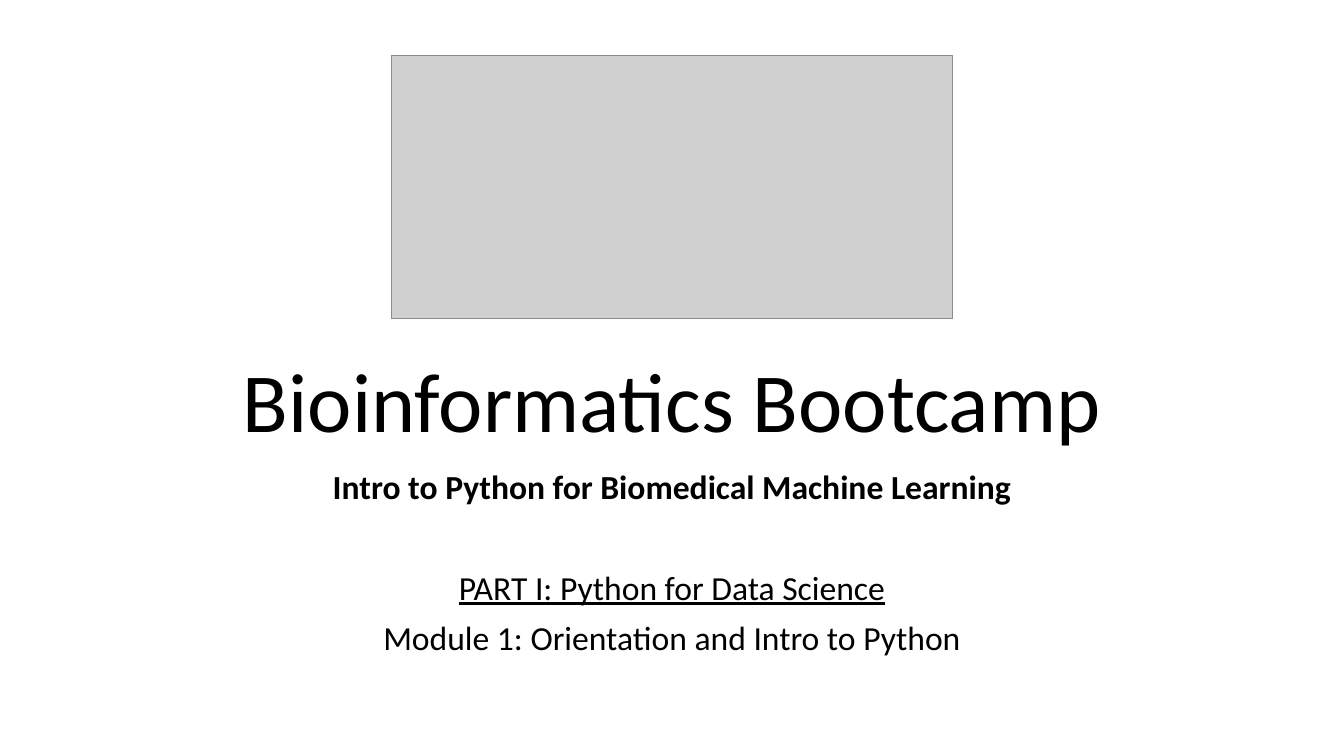
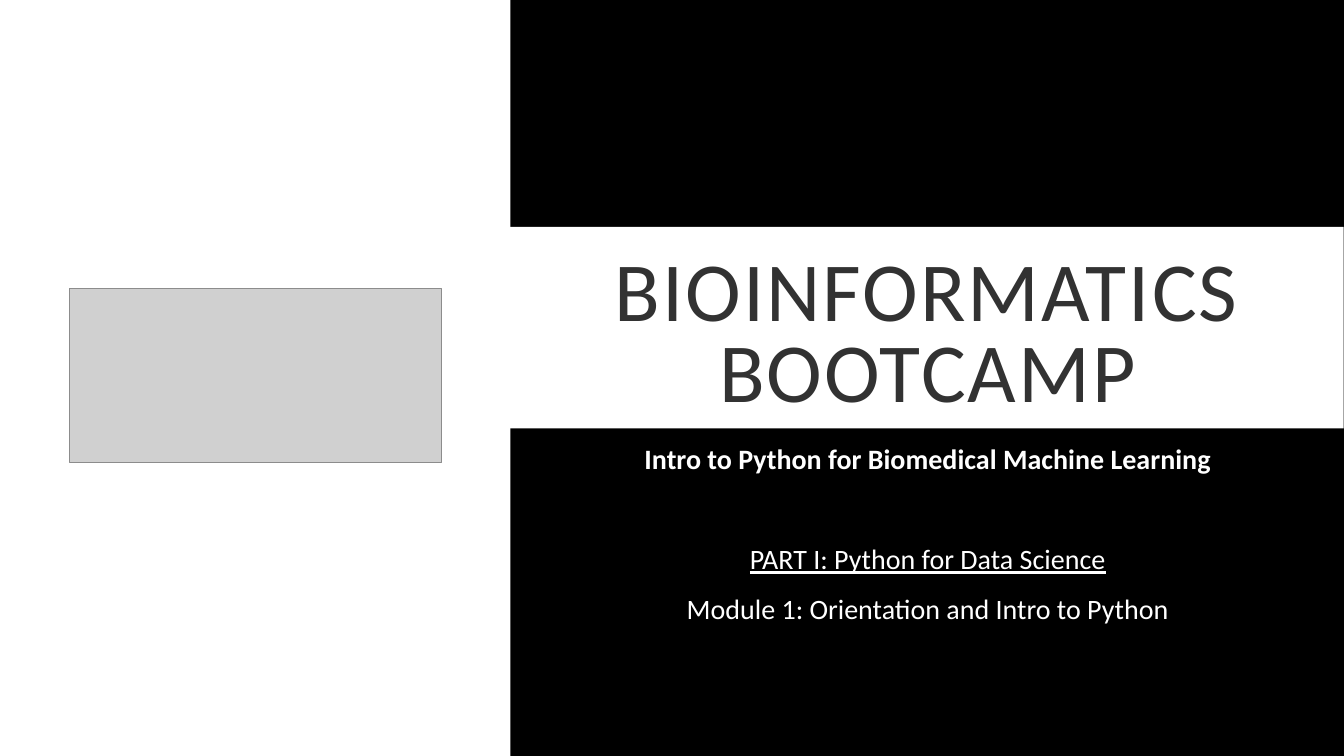
Before and after one commit to bigbioinformatics/Biomedical-ML-with-Python, a slide deck: slide 1 of Module_1/Module 1.pptx. Drawn at 1344x756 pixels with LibreOffice and Linux fonts; fonts in the diff are those of the drawing; grey boxes stand for pictures; background and template pictures are left out. Boxes give left, top, right and bottom in pixels: in the first picture for what was removed or moved away, otherwise in the second. Text is boxed around its words. In the diff, an @@ line names an element or a change of style, - is before the commit and + after.

```diff
--- a/Module_1/Module 1.pptx
+++ b/Module_1/Module 1.pptx
@@ background #FFFFFF to picture (left out) @@
@@ rectangle added at bbox=[0, 0, 510, 756], fill #FFFFFF @@
@@ rectangle added at bbox=[0, 227, 1344, 429], fill #FFFFFF @@
@@ title "BIOINFORMATICS BOOTCAMP" at bbox=[615, 266, 1238, 403]: vertical alignment bottom to middle @@
@@ title at bbox=[615, 266, 1238, 403]: text changed; text colour #000000 to #323232 @@
-Bioinformatics Bootcamp
+BIOINFORMATICS BOOTCAMP
@@ picture: place and size @@
-picture at bbox=[391, 55, 953, 319]
+picture at bbox=[70, 288, 442, 463]
@@ subtitle "Intro to Python for Biomedical ...": place and size @@
-subtitle "Intro to Python for Biomedical ..." at bbox=[333, 475, 1011, 656]
+subtitle "Intro to Python for Biomedical ..." at bbox=[644, 449, 1211, 624]
@@ subtitle "Intro to Python for Biomedical ..." at bbox=[644, 449, 1211, 624]: size 24 to 20 pt, text colour #000000 to #FFFFFF; more space between paragraphs @@
```
Also in this commit, not shown: 54 other slides changed, 28 slides added, 18 slides removed.
